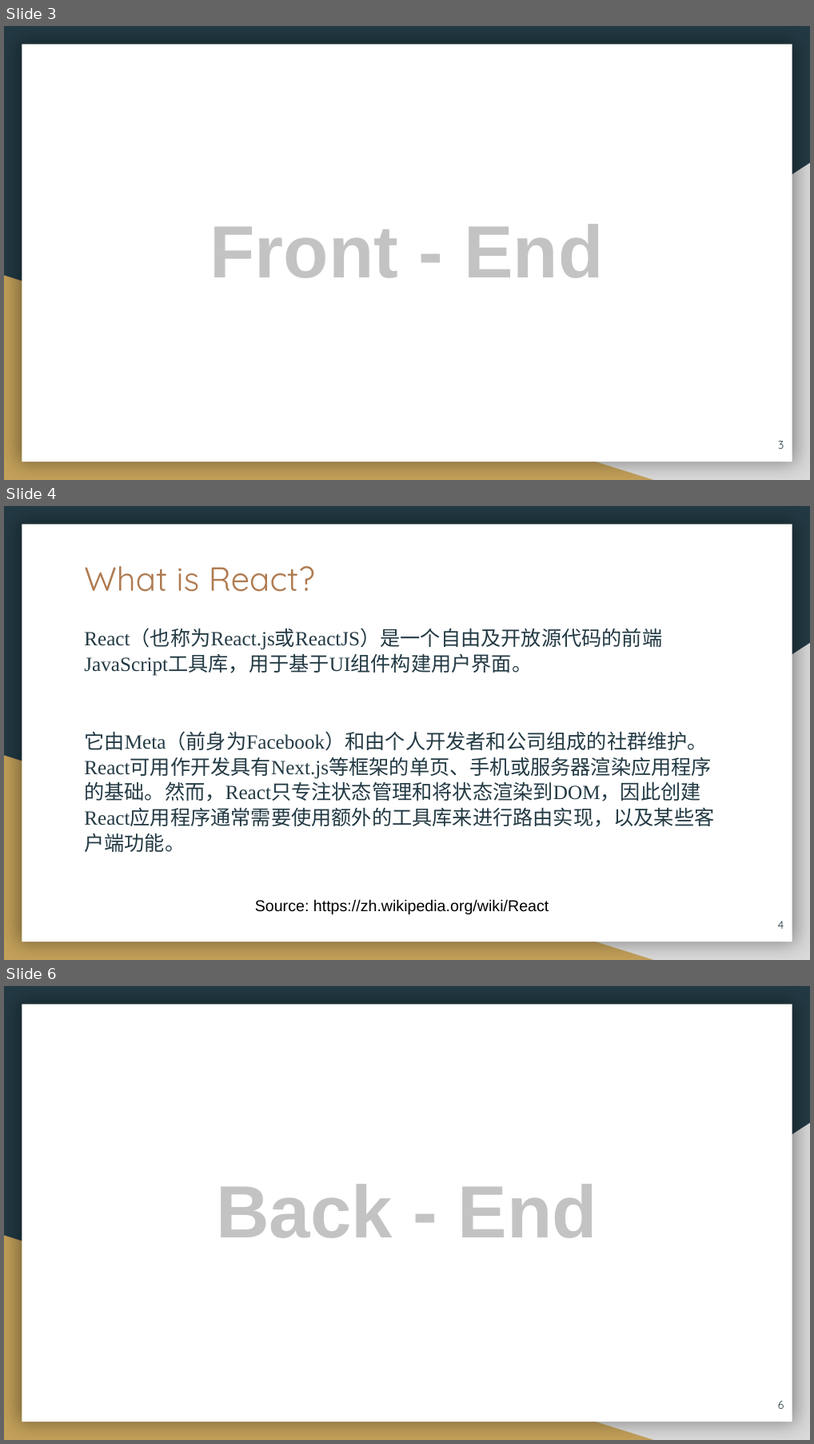
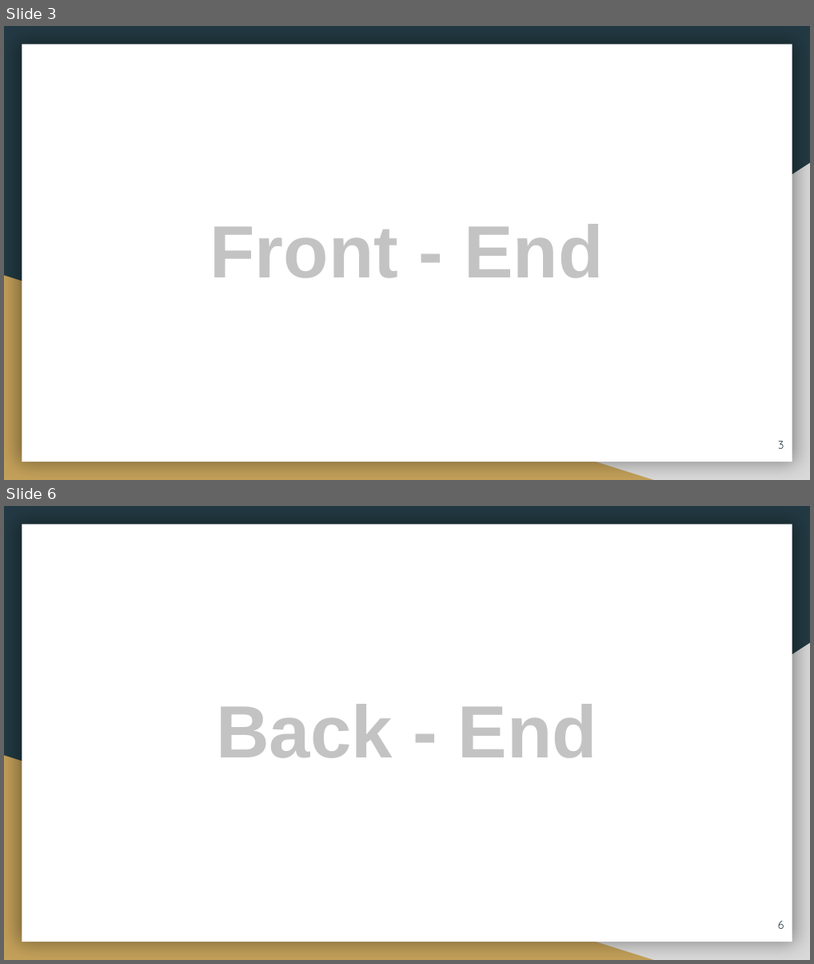
Before and after one commit to Jeffrey-maker/to-do-list, a slide deck: To Do List.pptx. Shown one above the other, each under a label of ours: slides 3, 4 and 6 before the commit, slides 3 and 6 after it; the slides between them are not shown. The pictures are 814x1444 and 814x964 pixels, drawn with LibreOffice and Linux fonts; fonts in the diff are those of the drawing. Boxes give left, top, right and bottom in pixels: in the first picture for what was removed or moved away, otherwise in the second. Text is boxed around its words. In the diff, an @@ line names an element or a change of style, - is before the commit and + after.

```diff
--- a/To Do List.pptx
+++ b/To Do List.pptx
@@ slide 4 removed at <box>4,506,810,960</box>, background #233A44; not listed: 3 template elements that a slide beside it also shows @@
@@ title removed at <box>84,566,315,592</box> @@
-What is React?
@@ text removed at <box>84,629,714,852</box> @@
-React（也称为React.js或ReactJS）是一个自由及开放源代码的前端JavaScript工具库，用于基于UI组件构建用户界面。
-它由Meta（前身为Facebook）和由个人开发者和公司组成的社群维护。React可用作开发具有Next.js等框架的单页、手机或服务器渲染应用程序的基础。然而，React只专注状态管理和将状态渲染到DOM，因此创建React应用程序通常需要使用额外的工具库来进行路由实现，以及某些客户端功能。
@@ text removed at <box>255,899,549,914</box> @@
-Source: https://zh.wikipedia.org/wiki/React
@@ page number removed at <box>778,920,785,928</box> @@
-4
```
Also in this commit, not shown: 1 slide changed, 1 slide added, 1 other file.
